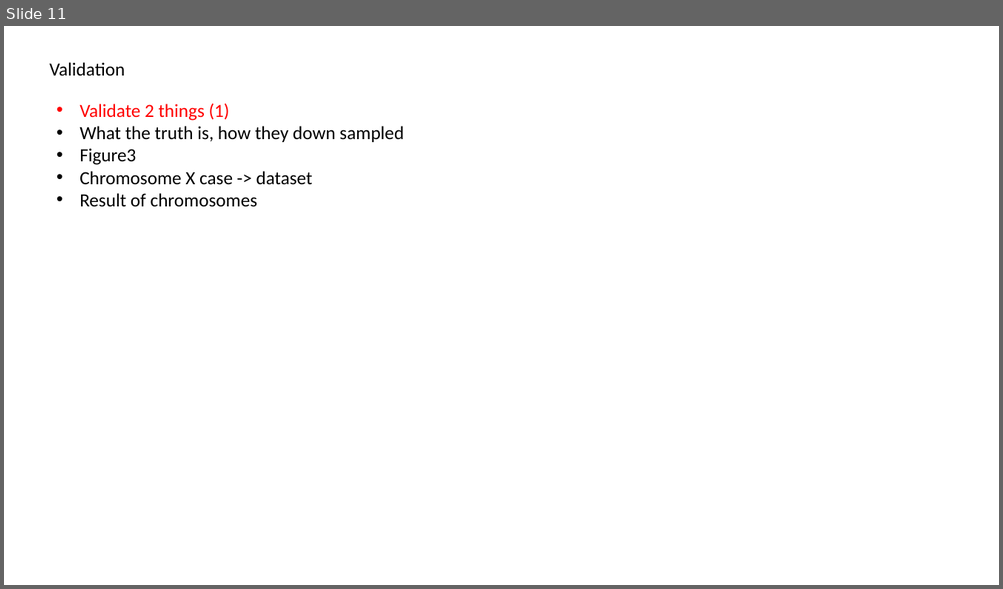
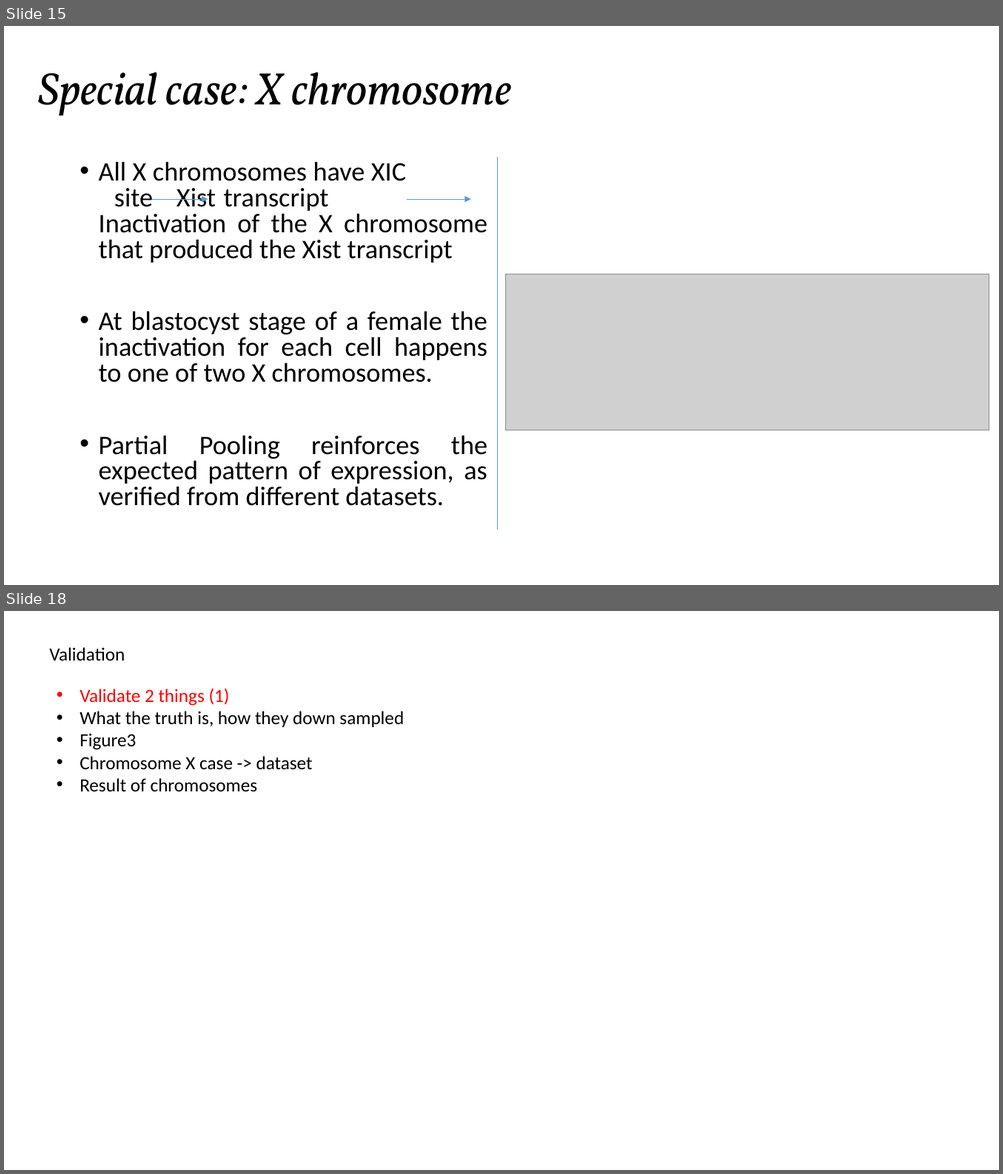
Before and after one commit to SmaragdaDimitrakopoulou/Paper-Presentation, a slide deck: presentation.pptx. Shown one above the other, each under a label of ours: slide 11 before the commit, slides 15 and 18 after it; the slides between them are not shown. The pictures are 1003x589 and 1003x1174 pixels, drawn with LibreOffice and Linux fonts; fonts in the diff are those of the drawing; grey boxes stand for pictures. Boxes give left, top, right and bottom in pixels: in the first picture for what was removed or moved away, otherwise in the second. Text is boxed around its words. In the diff, an @@ line names an element or a change of style, - is before the commit and + after.

```diff
--- a/presentation.pptx
+++ b/presentation.pptx
@@ slide 15 added at <box>4,26,999,585</box>, background #FFFFFF @@
@@ text added at <box>38,72,512,116</box>, 44 pt, text #000000, italic @@
+Special case: X chromosome
@@ line added from (497, 156) to (497, 531), #5B9BD5 0.5 pt @@
@@ text added at <box>99,161,487,506</box>, 25.9 pt, text #000000 @@
+• All X chromosomes have XIC site Xist transcript mmm Inactivation of the X chromosome that produced the Xist transcript
+• At blastocyst stage of a female the inactivation for each cell happens to one of two X chromosomes.
+• Partial Pooling reinforces the expected pattern of expression, as verified from different datasets.
@@ arrow added from (153, 199) to (208, 199), #5B9BD5 0.5 pt @@
@@ arrow added from (407, 199) to (471, 199), #5B9BD5 0.5 pt @@
@@ picture added at <box>506,275,990,430</box> @@
@@ what was slide 11 is now slide 18 @@
```
Also in this commit, not shown: 6 other slides added.
